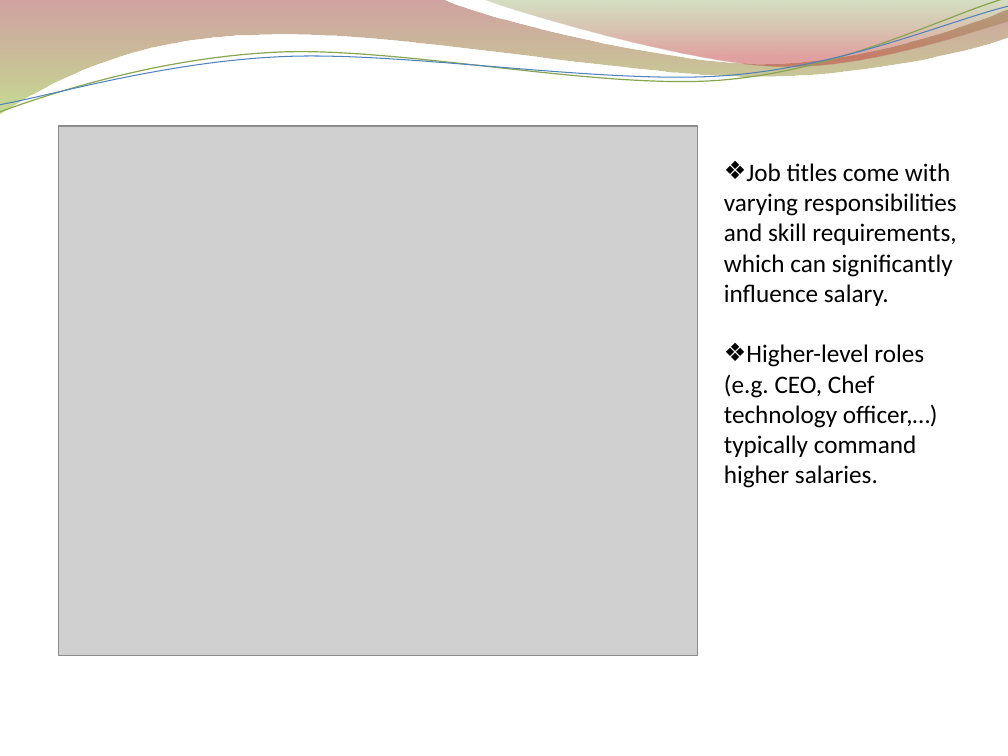
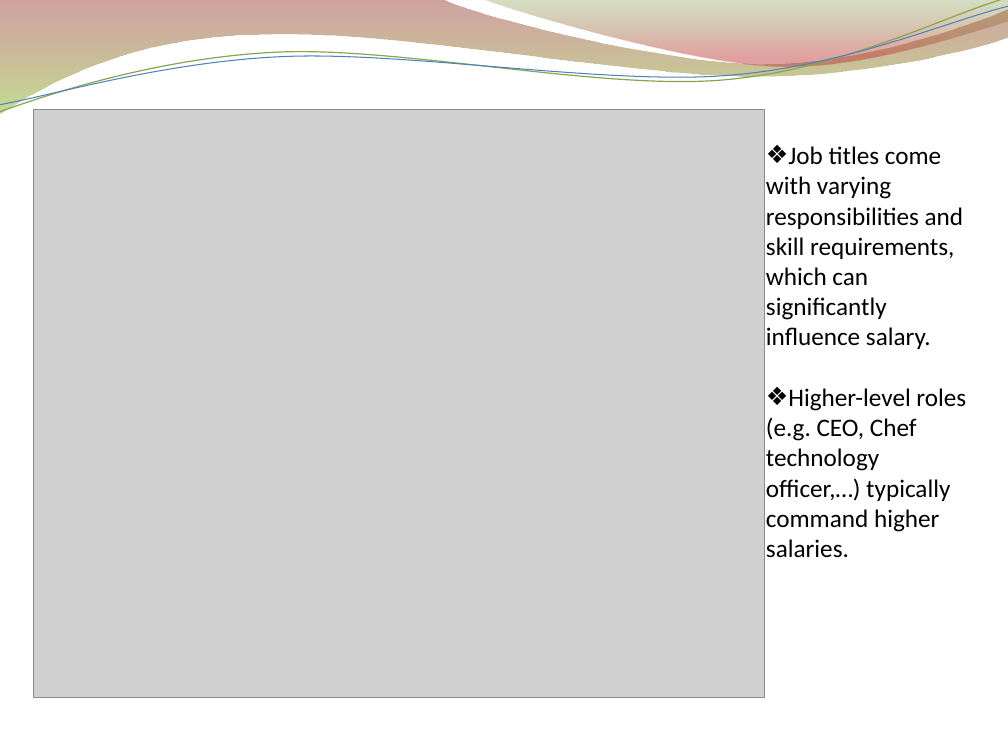
Before and after one commit to rukundeste/Python_project, a slide deck: slide 16 of Python_projet_slides.pptx. Drawn at 1008x756 pixels with LibreOffice and Linux fonts; fonts in the diff are those of the drawing; grey boxes stand for pictures; background and template pictures are left out. Boxes give left, top, right and bottom in pixels: in the first picture for what was removed or moved away, otherwise in the second. Text is boxed around its words. In the diff, an @@ line names an element or a change of style, - is before the commit and + after.

```diff
--- a/Python_projet_slides.pptx
+++ b/Python_projet_slides.pptx
@@ picture: place and size @@
-picture at bbox=[58, 126, 697, 655]
+picture at bbox=[33, 109, 764, 697]
@@ text "Job titles come with varying ..." rewrapped from bbox=[724, 163, 957, 488] to bbox=[766, 146, 966, 558] @@
```
Also in this commit, not shown: 4 other slides changed, 1 other file.
